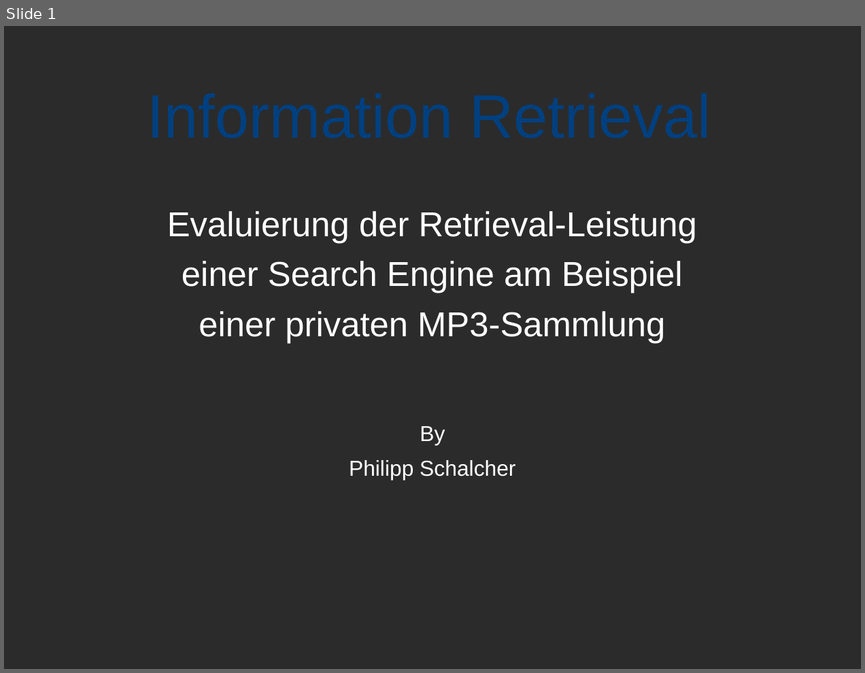
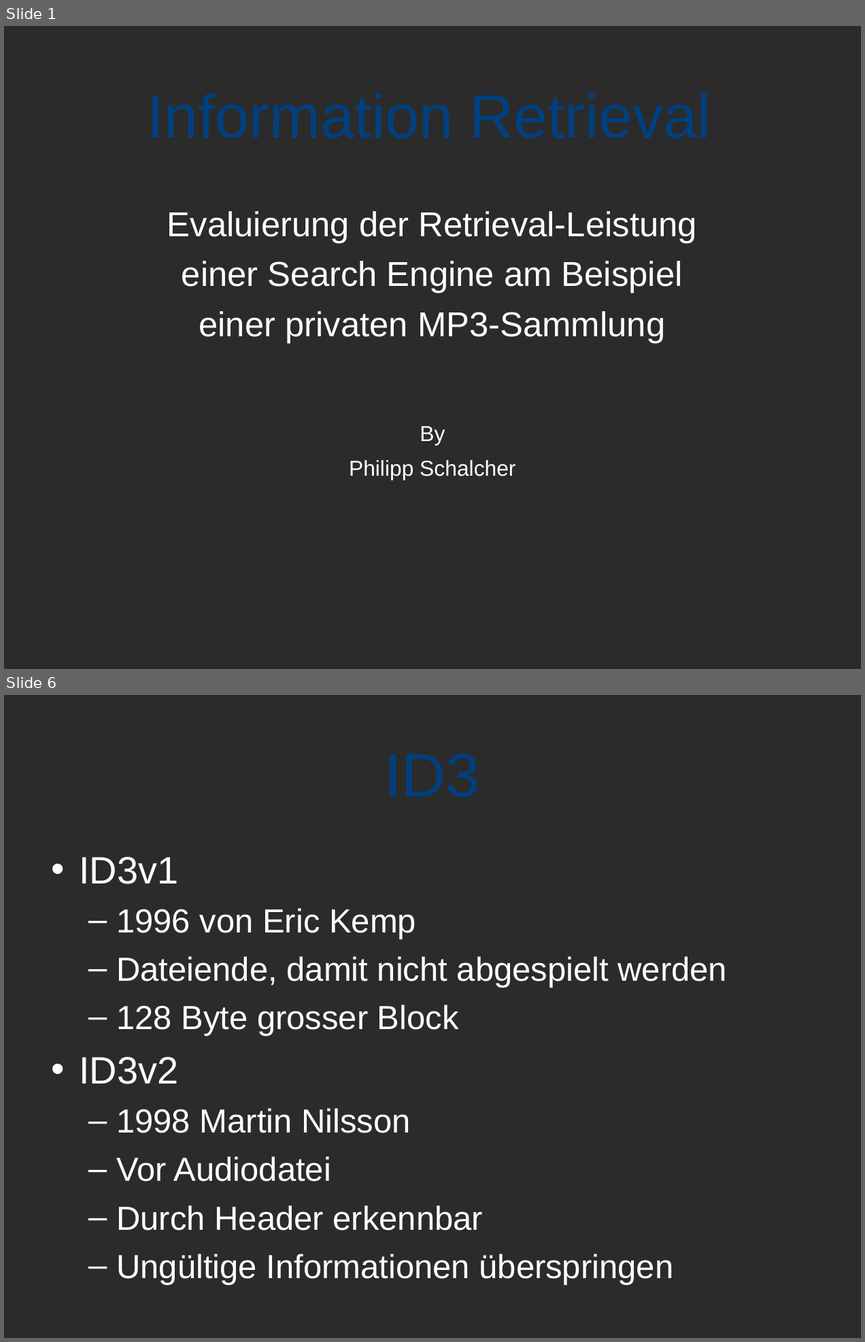
Before and after one commit to spitzbueb/Information_Retrieval, a slide deck: Präsentation/Präsentation.odp. Shown one above the other, each under a label of ours: slide 1 before the commit, slides 1 and 6 after it; the slides between them are not shown. The pictures are 865x673 and 865x1342 pixels, drawn with LibreOffice and Linux fonts; fonts in the diff are those of the drawing; background and template pictures are left out; a plain dark background stands for a picture behind light text. Boxes give left, top, right and bottom in pixels: in the first picture for what was removed or moved away, otherwise in the second. Text is boxed around its words. In the diff, an @@ line names an element or a change of style, - is before the commit and + after.

```diff
--- a/Präsentation/Präsentation.odp
+++ b/Präsentation/Präsentation.odp
@@ slide 6 added at <box>4,695,861,1338</box>, background picture (left out) @@
@@ title added at <box>69,702,797,841</box>, 56.7 pt, text #004080 @@
+ID3
@@ text added at <box>79,857,728,1285</box>, 30.9 pt, text #FFFFFF @@
+• ID3v1
+  – 1996 von Eric Kemp
+  – Dateiende, damit nicht abgespielt werden
+  – 128 Byte grosser Block
+• ID3v2
+  – 1998 Martin Nilsson
+  – Vor Audiodatei
+  – Durch Header erkennbar
+  – Ungültige Informationen überspringen
```
Also in this commit, not shown: 1 slide changed, 16 other slides added.
